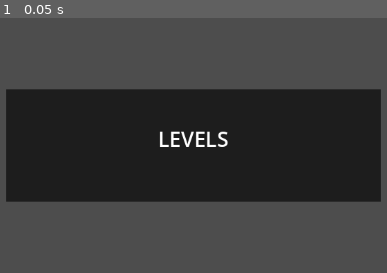
Above: before the commit, frame 1.
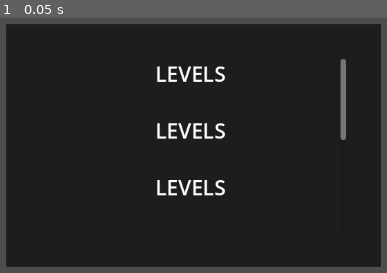
Above: after the commit, the same moment.

Repository: AHeathfield/MacGDC_LevelDesigner
Game: Godot game, scene res://Scenes/LevelSelect.tscn
The game is run twice, just before and just after one commit, with the same random seed, the same clock (stepped at 60 frames per second) and the same inputs. This scene is started directly instead of the project's main scene.
Inputs:
- Up to frame 1 (0.05 s): no input

The runs differ from the first frame. In frame 1, 51% of the frame differs, in the area x 1-99%, y 2-98%.

Commit message:
Added scrolling to Level Select

Diff:
--- a/Scenes/LevelSelect.tscn
+++ b/Scenes/LevelSelect.tscn
@@ -16,12 +16,64 @@
 layout_mode = 2
 theme = ExtResource("2_1cx81")
 
-[node name="VBoxContainer" type="VBoxContainer" parent="PanelContainer"]
+[node name="ScrollContainer" type="ScrollContainer" parent="PanelContainer"]
+custom_minimum_size = Vector2(0, 250)
 layout_mode = 2
 theme = ExtResource("2_1cx81")
+horizontal_scroll_mode = 0
+vertical_scroll_mode = 2
 
-[node name="Label" type="Label" parent="PanelContainer/VBoxContainer"]
+[node name="VBoxContainer" type="VBoxContainer" parent="PanelContainer/ScrollContainer"]
 layout_mode = 2
+size_flags_horizontal = 6
+size_flags_vertical = 3
+theme = ExtResource("2_1cx81")
+
+[node name="Label" type="Label" parent="PanelContainer/ScrollContainer/VBoxContainer"]
+layout_mode = 2
+size_flags_horizontal = 4
 theme = ExtResource("2_1cx81")
 text = "LEVELS"
 horizontal_alignment = 1
+
+[node name="Label2" type="Label" parent="PanelContainer/ScrollContainer/VBoxContainer"]
+layout_mode = 2
+size_flags_horizontal = 4
+theme = ExtResource("2_1cx81")
+text = "LEVELS"
+horizontal_alignment = 1
+
+[node name="Label3" type="Label" parent="PanelContainer/ScrollContainer/VBoxContainer"]
+layout_mode = 2
+size_flags_horizontal = 4
+theme = ExtResource("2_1cx81")
+text = "LEVELS"
+horizontal_alignment = 1
+
+[node name="Label4" type="Label" parent="PanelContainer/ScrollContainer/VBoxContainer"]
+layout_mode = 2
+size_flags_horizontal = 4
+theme = ExtResource("2_1cx81")
+text = "LEVELS"
+horizontal_alignment = 1
+
+[node name="Label5" type="Label" parent="PanelContainer/ScrollContainer/VBoxContainer"]
+layout_mode = 2
+size_flags_horizontal = 4
+theme = ExtResource("2_1cx81")
+text = "LEVELS"
+horizontal_alignment = 1
+
+[node name="Label6" type="Label" parent="PanelContainer/ScrollContainer/VBoxContainer"]
+layout_mode = 2
+size_flags_horizontal = 4
+theme = ExtResource("2_1cx81")
+text = "LEVELS"
+horizontal_alignment = 1
+
+[node name="Label7" type="Label" parent="PanelContainer/ScrollContainer/VBoxContainer"]
+layout_mode = 2
+size_flags_horizontal = 4
+theme = ExtResource("2_1cx81")
+text = "LEVELS"
+horizontal_alignment = 1
Not shown: 1 places in Scenes/LevelSelect.tscn that only renumber resources
Not shown: 1 places in Scenes/main.tscn that only renumber resources
